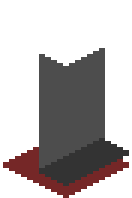
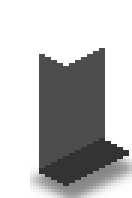
Layered file, before and after one edit (132 × 198). Changes by layer:
added layer "Shadow copy" (60%) above "Bottom" over [30, 147, 132, 198]
hid "Bottom" over [3, 147, 129, 198]
